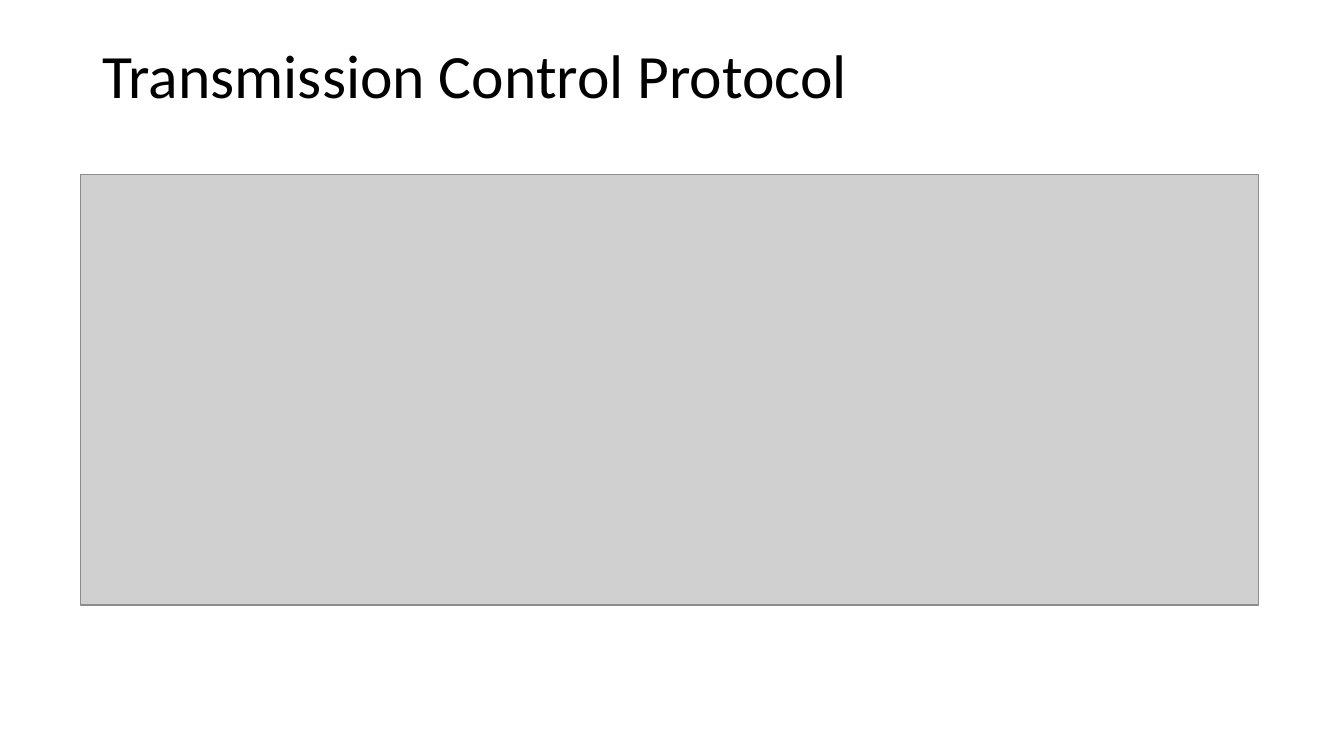
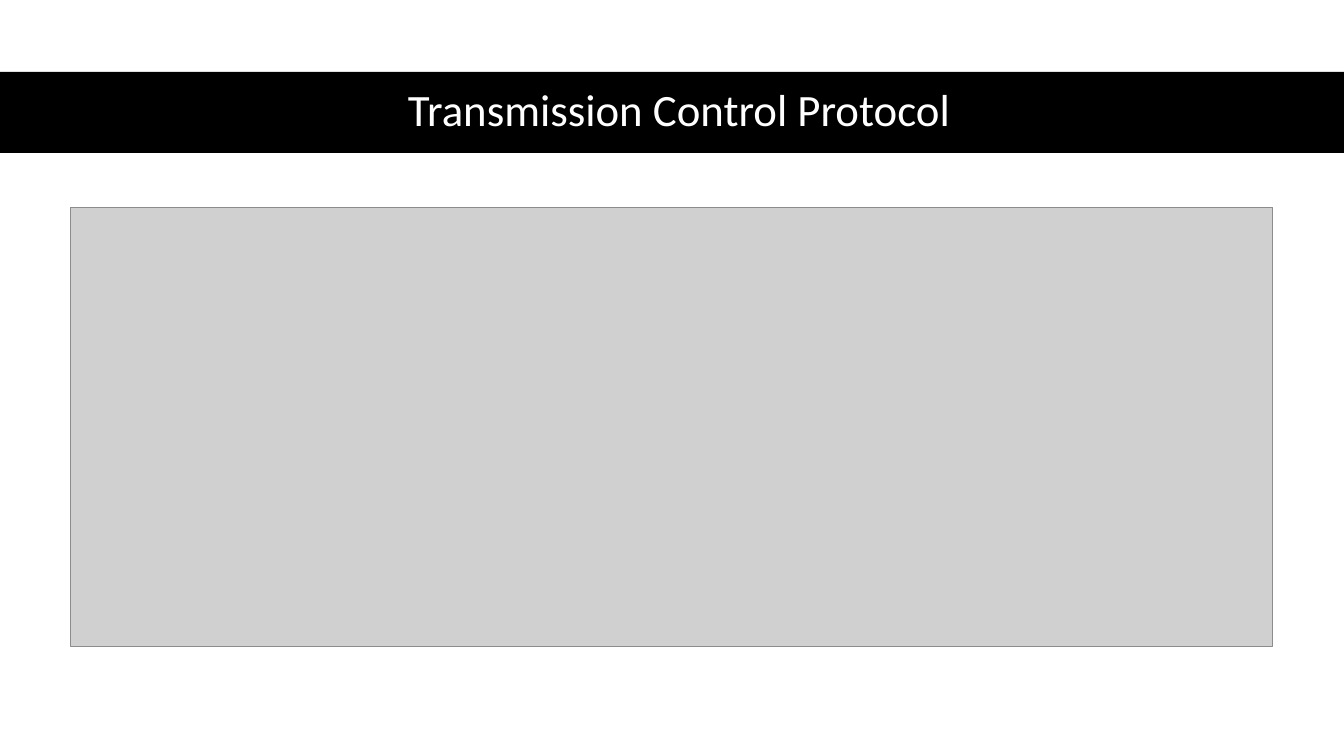
Before and after one commit to vu-resilient-distributed-systems/lectures-fall-2019, a slide deck: slide 48 of Module-1-Networking/Networking.pptx (slide 47 before the commit). Drawn at 1344x756 pixels with LibreOffice and Linux fonts; fonts in the diff are those of the drawing; grey boxes stand for pictures. Boxes give left, top, right and bottom in pixels: in the first picture for what was removed or moved away, otherwise in the second. Text is boxed around its words. In the diff, an @@ line names an element or a change of style, - is before the commit and + after.

```diff
--- a/Module-1-Networking/Networking.pptx
+++ b/Module-1-Networking/Networking.pptx
@@ rectangle added at bbox=[0, 72, 1344, 153], fill #000000 @@
@@ title "Transmission Control Protocol": place and size @@
-title "Transmission Control Protocol" at bbox=[102, 55, 847, 99]
+title "Transmission Control Protocol" at bbox=[408, 95, 949, 127]
@@ title "Transmission Control Protocol" at bbox=[408, 95, 949, 127]: size 44 to 32 pt, text colour #000000 to #FFFFFF; alignment left to centre; vertical alignment top to middle @@
@@ picture: place and size @@
-picture at bbox=[81, 174, 1259, 605]
+picture at bbox=[71, 208, 1273, 646]
```
Also in this commit, not shown: 7 other slides changed, 8 slides added, 39 other files.
